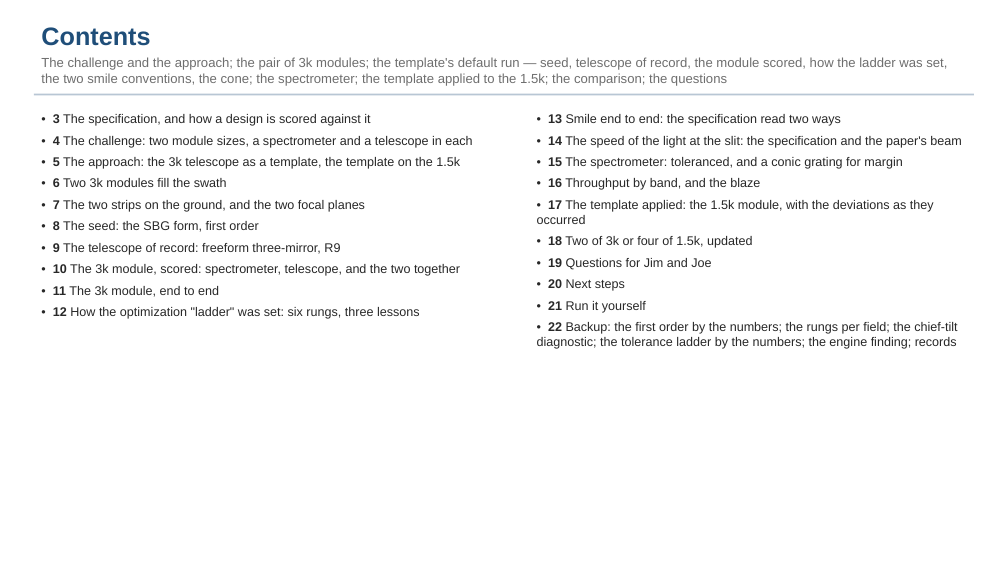
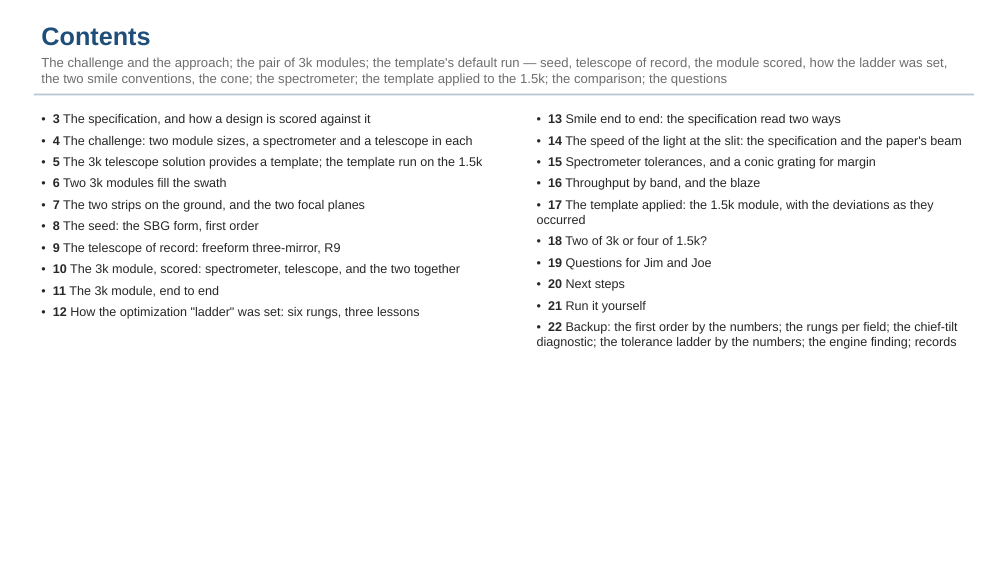
Before and after one commit to nasa-jpl/macos, a slide deck: slide 2 of demo_session/deck_dyson_3k.pptx. Drawn at 1008x567 pixels with LibreOffice and Linux fonts; fonts in the diff are those of the drawing. Boxes give left, top, right and bottom in pixels: in the first picture for what was removed or moved away, otherwise in the second. Text is boxed around its words. In the diff, an @@ line names an element or a change of style, - is before the commit and + after.

```diff
--- a/demo_session/deck_dyson_3k.pptx
+++ b/demo_session/deck_dyson_3k.pptx
@@ text at (53,157,483,169): text changed @@
-• 5 The approach: the 3k telescope as a template, the template on the 1.5k
+• 5 The 3k telescope solution provides a template; the template run on the 1.5k
@@ text at (548,157,875,169): text changed @@
-• 15 The spectrometer: toleranced, and a conic grating for margin
+• 15 Spectrometer tolerances, and a conic grating for margin
@@ text at (548,236,707,245): text changed @@
-• 18 Two of 3k or four of 1.5k, updated
+• 18 Two of 3k or four of 1.5k?
```
Also in this commit, not shown: 6 other slides changed, 1 other file.
